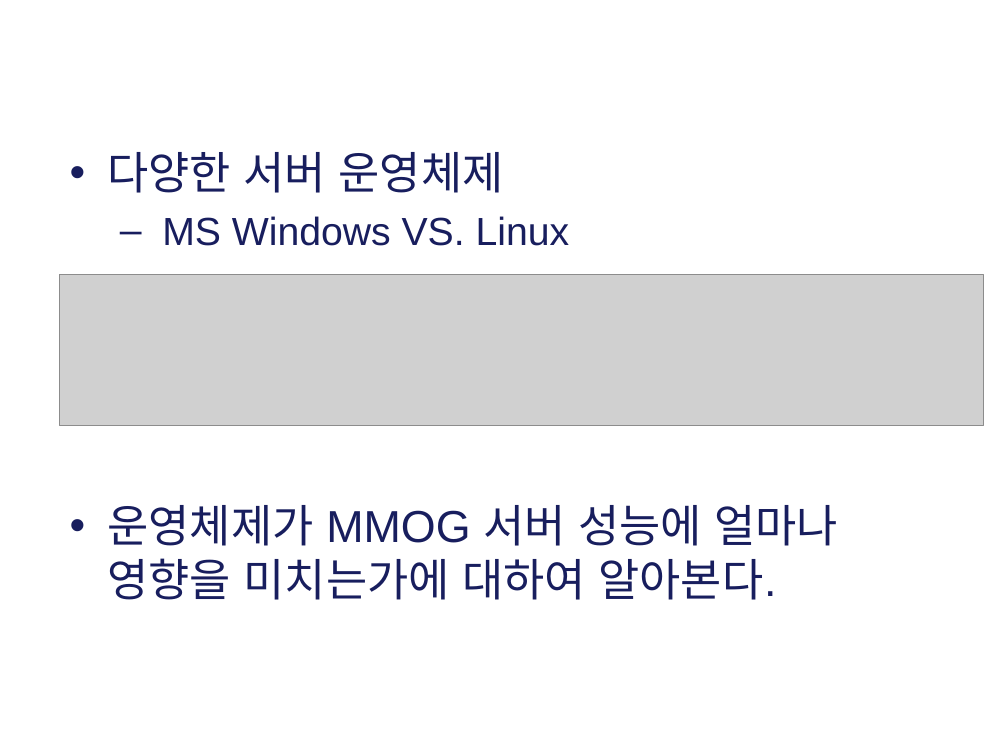
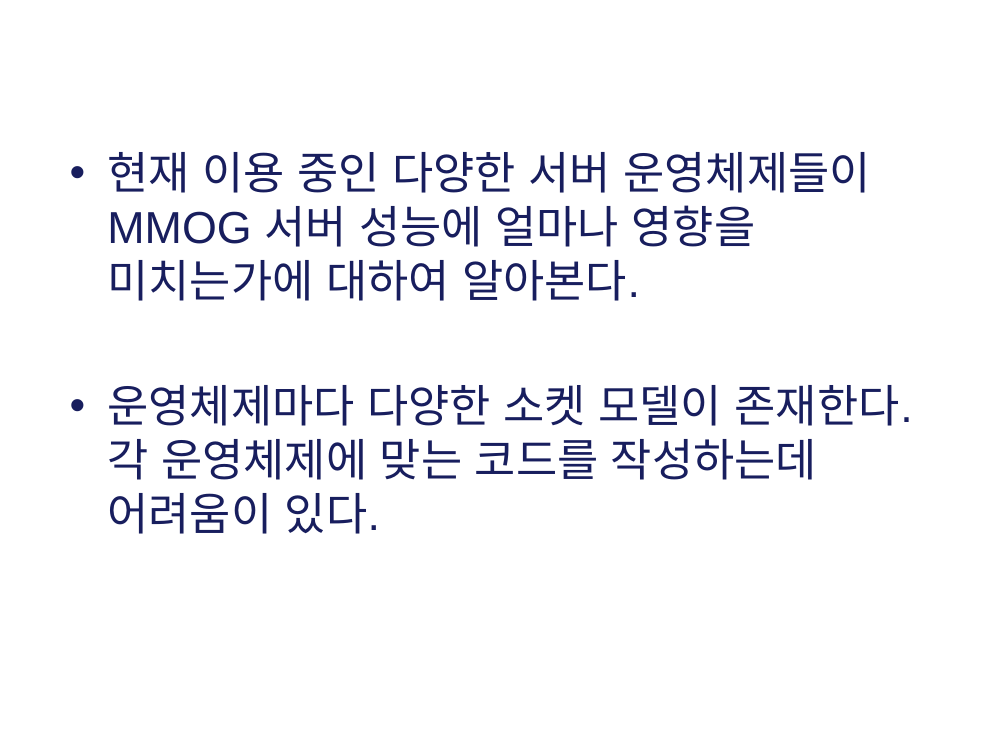
Before and after one commit to SeoAram/ServerOS, a slide deck: slide 3 of docs/운영체제가 MMO서버 성능에 미치는 영향에 관한연구_서아람.pptx. Drawn at 1008x756 pixels with LibreOffice and Linux fonts; fonts in the diff are those of the drawing; grey boxes stand for pictures; background and template pictures are left out. Boxes give left, top, right and bottom in pixels: in the first picture for what was removed or moved away, otherwise in the second. Text is boxed around its words. In the diff, an @@ line names an element or a change of style, - is before the commit and + after.

```diff
--- a/docs/운영체제가 MMO서버 성능에 미치는 영향에 관한연구_서아람.pptx
+++ b/docs/운영체제가 MMO서버 성능에 미치는 영향에 관한연구_서아람.pptx
@@ text at [107,152,913,534]: text changed @@
-• 다양한 서버 운영체제
-  – MS Windows VS. Linux
-• 운영체제가 MMOG 서버 성능에 얼마나 영향을 미치는가에 대하여 알아본다.
+• 현재 이용 중인 다양한 서버 운영체제들이 MMOG 서버 성능에 얼마나 영향을 미치는가에 대하여 알아본다.
+• 운영체제마다 다양한 소켓 모델이 존재한다. 각 운영체제에 맞는 코드를 작성하는데 어려움이 있다.
@@ picture removed at [59,274,984,425] @@
```
Also in this commit, not shown: 7 other slides changed, 5 slides added, 4 slides removed, 3 other files.
